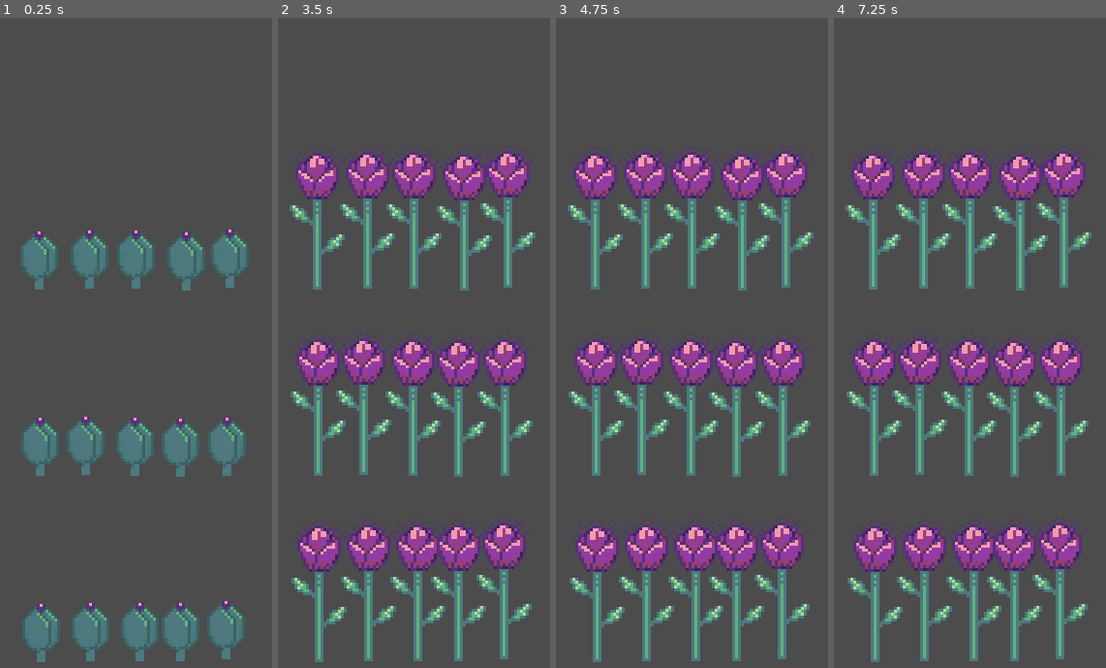
Above: before the commit, frames 1-4 (left to right).
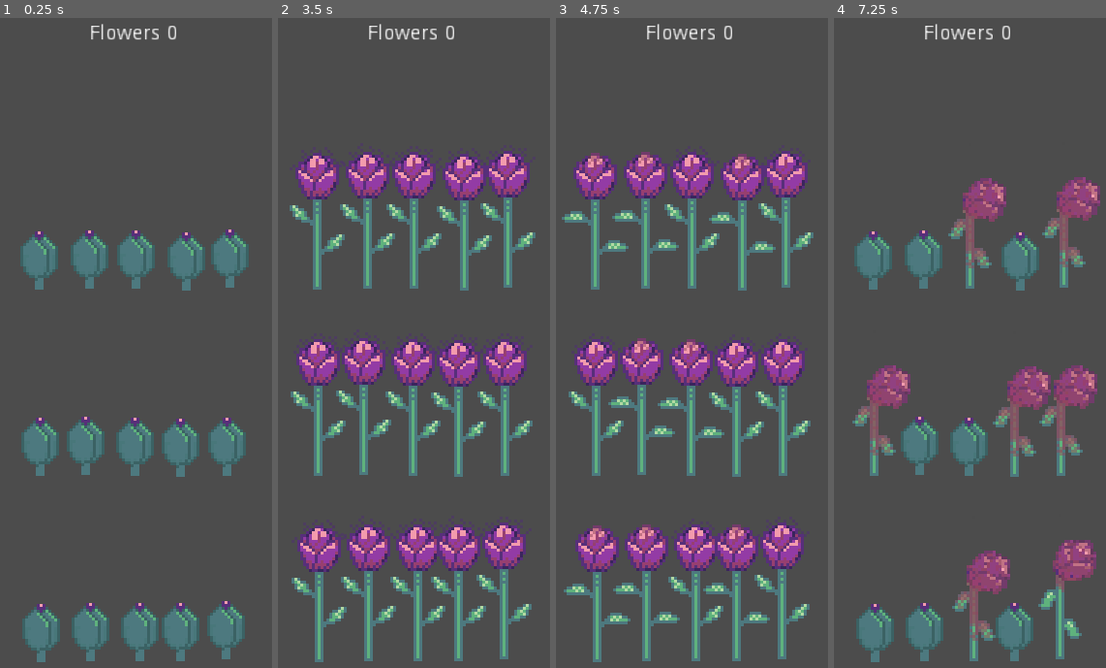
Above: after the commit, the same moments.

Repository: my-old-games/bouquet
Game: Godot game, scene res://scenes/levels/level0.tscn
The game is run twice, just before and just after one commit, with the same random seed, the same clock (stepped at 60 frames per second) and the same inputs. The project has no main scene, so this scene is started directly.
Inputs:
- Up to frame 1 (0.25 s): no input
- Up to frame 2 (3.5 s): tap Enter at 0.5 s
- Up to frame 3 (4.75 s): no input
- Up to frame 4 (7.25 s): no input

The runs differ from the first frame. In frame 1, 0.3% of the frame differs, in the area x 33-65%, y 0-4%; in frame 2, 0.3%; in frame 3, 3.3%; in frame 4, 29%, in the area x 4-98%, y 0-99%.

Commit message:
06 Script de nivel y recoger flor
Code: Animaciones IDLE, PICK y WILT
Code: Script level
Code: Escena HUD

Diff:
--- a/project/scenes/flowers/flower.tscn
+++ b/project/scenes/flowers/flower.tscn
@@ -18,6 +18,51 @@
 "values": [ 0, 1, 2, 3, 4, 5, 6, 7 ]
 }
 
+[sub_resource type="Animation" id=4]
+resource_name = "IDLE"
+tracks/0/type = "value"
+tracks/0/path = NodePath("Sprite:frame")
+tracks/0/interp = 1
+tracks/0/loop_wrap = true
+tracks/0/imported = false
+tracks/0/enabled = true
+tracks/0/keys = {
+"times": PoolRealArray( 0, 0.2, 0.4, 0.6, 0.8 ),
+"transitions": PoolRealArray( 1, 1, 1, 1, 1 ),
+"update": 1,
+"values": [ 7, 8, 9, 10, 11 ]
+}
+
+[sub_resource type="Animation" id=6]
+resource_name = "PICK"
+tracks/0/type = "value"
+tracks/0/path = NodePath("Sprite:frame")
+tracks/0/interp = 1
+tracks/0/loop_wrap = true
+tracks/0/imported = false
+tracks/0/enabled = true
+tracks/0/keys = {
+"times": PoolRealArray( 0, 0.2, 0.4, 0.6 ),
+"transitions": PoolRealArray( 1, 1, 1, 1 ),
+"update": 1,
+"values": [ 16, 17, 18, 19 ]
+}
+
+[sub_resource type="Animation" id=5]
+resource_name = "WILT"
+tracks/0/type = "value"
+tracks/0/path = NodePath("Sprite:frame")
+tracks/0/interp = 1
+tracks/0/loop_wrap = true
+tracks/0/imported = false
+tracks/0/enabled = true
+tracks/0/keys = {
+"times": PoolRealArray( 0, 0.2, 0.4, 0.6, 0.8 ),
+"transitions": PoolRealArray( 1, 1, 1, 1, 1 ),
+"update": 1,
+"values": [ 11, 12, 13, 14, 15 ]
+}
+
 [sub_resource type="RectangleShape2D" id=2]
 
 [sub_resource type="RectangleShape2D" id=3]
@@ -29,11 +74,14 @@
 scale = Vector2( 2, 2 )
 texture = ExtResource( 2 )
 hframes = 4
-vframes = 2
+vframes = 5
 
 [node name="AnimationPlayer" type="AnimationPlayer" parent="."]
 playback_speed = 0.5
 anims/GROW = SubResource( 1 )
+anims/IDLE = SubResource( 4 )
+anims/PICK = SubResource( 6 )
+anims/WILT = SubResource( 5 )
 
 [node name="TimerGrow" type="Timer" parent="."]
 one_shot = true
@@ -52,6 +100,7 @@
 shape = SubResource( 3 )
 passby_press = true
 
+[connection signal="animation_finished" from="AnimationPlayer" to="." method="_on_AnimationPlayer_animation_finished"]
 [connection signal="timeout" from="TimerGrow" to="." method="_on_TimerGrow_timeout"]
 [connection signal="pressed" from="SwipeControl/TouchButtonTop" to="." method="_on_TouchButtonTop_pressed"]
 [connection signal="pressed" from="SwipeControl/TouchButtonBottom" to="." method="_on_TouchButtonBottom_pressed"]
--- /dev/null
+++ b/project/scenes/interface/hud.tscn
@@ -0,0 +1,31 @@
+[gd_scene load_steps=2 format=2]
+
+[ext_resource path="res://scripts/hud.gd" type="Script" id=1]
+
+[node name="HUD" type="CanvasLayer"]
+script = ExtResource( 1 )
+
+[node name="VBoxContainer" type="VBoxContainer" parent="."]
+anchor_right = 1.0
+anchor_bottom = 1.0
+margin_top = 10.0
+__meta__ = {
+"_edit_use_anchors_": false
+}
+
+[node name="HBoxContainer" type="HBoxContainer" parent="VBoxContainer"]
+margin_right = 288.0
+margin_bottom = 14.0
+alignment = 1
+
+[node name="Label" type="Label" parent="VBoxContainer/HBoxContainer"]
+margin_left = 93.0
+margin_right = 142.0
+margin_bottom = 14.0
+text = "Flowers"
+
+[node name="Label2" type="Label" parent="VBoxContainer/HBoxContainer"]
+margin_left = 146.0
+margin_right = 195.0
+margin_bottom = 14.0
+text = "Flowers"
--- a/project/scenes/levels/level0.tscn
+++ b/project/scenes/levels/level0.tscn
@@ -1,9 +1,16 @@
-[gd_scene load_steps=2 format=2]
+[gd_scene load_steps=4 format=2]
 
 [ext_resource path="res://scenes/flowers/flower.tscn" type="PackedScene" id=1]
+[ext_resource path="res://scenes/interface/hud.tscn" type="PackedScene" id=2]
+[ext_resource path="res://scripts/level.gd" type="Script" id=3]
 
-[node name="Level0" type="Node2D"]
+[node name="Level0" type="Node2D" groups=[
+"levels",
+]]
 position = Vector2( 5.05109, 4.48984 )
+script = ExtResource( 3 )
+
+[node name="HUD" parent="." instance=ExtResource( 2 )]
 
 [node name="Flower" parent="." instance=ExtResource( 1 )]
 position = Vector2( 72.5157, 123.978 )
--- a/project/scripts/flower.gd
+++ b/project/scripts/flower.gd
@@ -7,10 +7,15 @@
 var rng = RandomNumberGenerator.new()
 var selected
 
+signal picked
+
+
 # Called when the node enters the scene tree for the first time.
 func _ready():
-	rng.randomize()
-	live()
+	if owner != null and owner.is_in_group("levels"):
+		self.connect("picked", owner, "_picked_handler")
+		rng.randomize()
+		live()
 
 # Called every frame. 'delta' is the elapsed time since the previous frame.
 #func _process(delta):
@@ -20,8 +25,8 @@
 
 func _on_TouchButtonTop_pressed():
 	if selected:
-		#queue_free()
-		live()
+		$AnimationPlayer.play("PICK")
+
 
 func _on_TouchButtonBottom_pressed():
 	selected = true
@@ -32,3 +37,15 @@
 	$TimerGrow.set_wait_time(random)
 	$TimerGrow.start()
 	selected = false
+
+func _on_AnimationPlayer_animation_finished(anim_name):
+	match anim_name:
+		"GROW":
+			$AnimationPlayer.play("IDLE")
+		"IDLE":
+			$AnimationPlayer.play("WILT")
+		"WILT":
+			live()
+		"PICK":
+			emit_signal("picked")
+			live()
--- /dev/null
+++ b/project/scripts/hud.gd
@@ -0,0 +1,5 @@
+extends CanvasLayer
+
+
+func set_flowers_count(score):
+	$VBoxContainer/HBoxContainer/Label2.text = String(score)
--- /dev/null
+++ b/project/scripts/level.gd
@@ -0,0 +1,11 @@
+extends Node2D
+
+
+var test_score = 0
+
+func _ready():
+	$HUD.set_flowers_count(test_score)
+
+func _picked_handler():
+	test_score = test_score + 1
+	$HUD.set_flowers_count(test_score)
Binary file changed: project/assets/images/flowers/Tulip.png
Not shown: 1 places in project/scenes/flowers/flower.tscn that only renumber resources
Not shown, changed: assets/desing/TulipV2.pyxel
Not shown, changed: assets/images/Tulip.png
Not shown, changed: docs/NOTAS_DESARROLLO.docx
Not shown, removed: docs/~$TAS_DESARROLLO.docx
